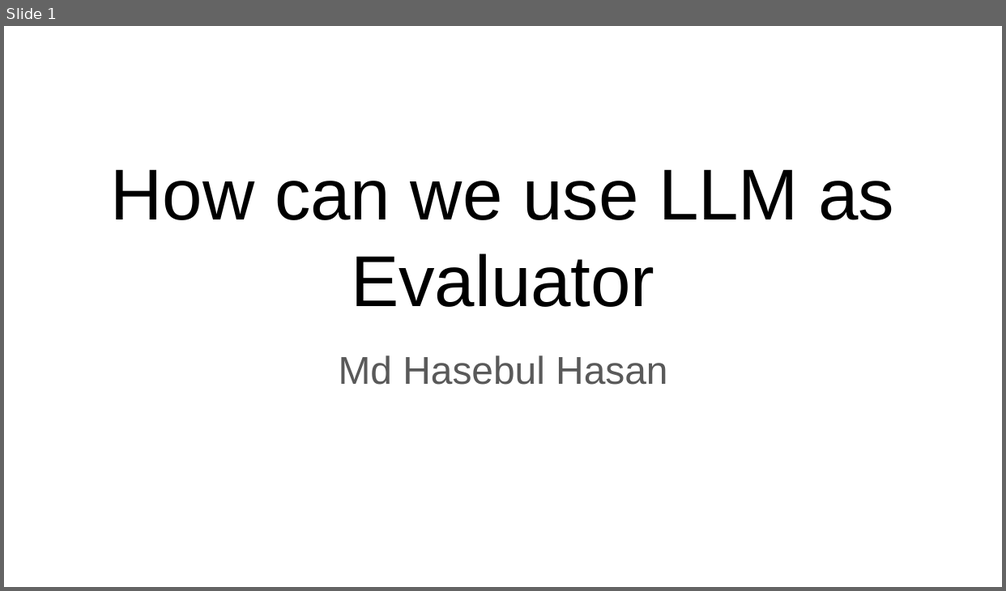
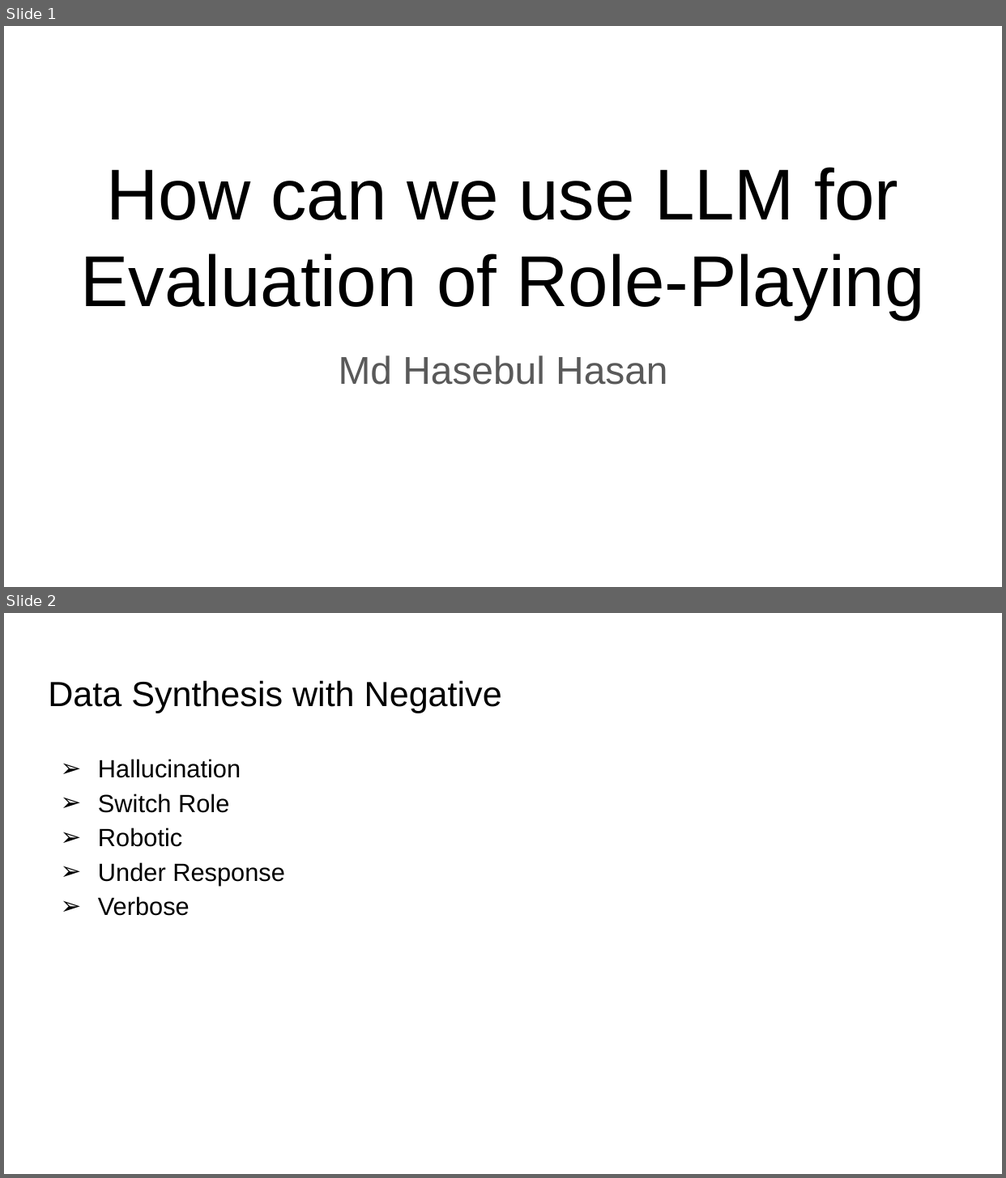
Before and after one commit to Hasebul/DeEscalWild-Benchmark-Farmework, a slide deck: Presentation/De-escalation Training Evaluation Idea.pptx. Shown one above the other, each under a label of ours: slide 1 before the commit, slides 1 and 2 after it. The pictures are 1006x591 and 1006x1178 pixels, drawn with LibreOffice and Linux fonts; fonts in the diff are those of the drawing. Boxes give left, top, right and bottom in pixels: in the first picture for what was removed or moved away, otherwise in the second. Text is boxed around its words. In the diff, an @@ line names an element or a change of style, - is before the commit and + after.

Commit message:
finish role playing evaluaiton code

```diff
--- a/Presentation/De-escalation Training Evaluation Idea.pptx
+++ b/Presentation/De-escalation Training Evaluation Idea.pptx
@@ slide 2 added at (x1=4, y1=613, x2=1002, y2=1174), background #FFFFFF @@
@@ title added at (x1=48, y1=680, x2=502, y2=713), 25.2 pt, text #000000 @@
+Data Synthesis with Negative
@@ text added at (x1=98, y1=759, x2=285, y2=916), 18 pt, text #000000 @@
+➢ Hallucination
+➢ Switch Role
+➢ Robotic
+➢ Under Response
+➢ Verbose
@@ slide 1 changed as well @@
@@ title at (x1=81, y1=167, x2=925, y2=319): text changed @@
-How can we use LLM as Evaluator
+How can we use LLM for Evaluation of Role-Playing
```
Also in this commit, not shown: 2 other slides changed, 4 other slides added, 4 slides removed, 2 other files.
